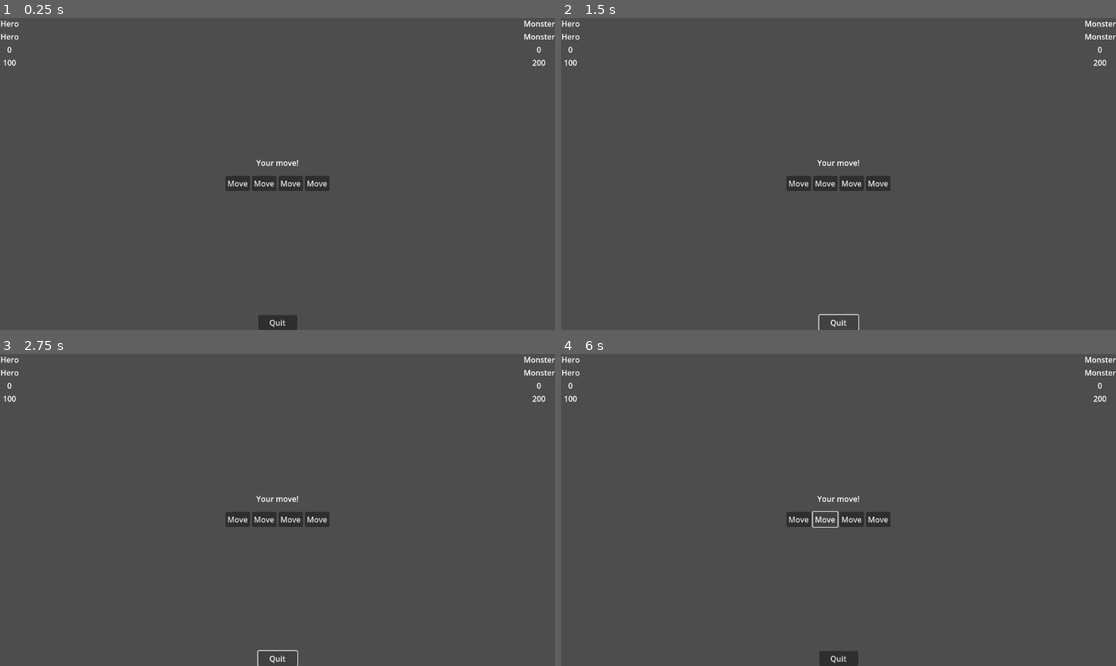
Above: before the commit, frames 1-4 (two rows, left to right).
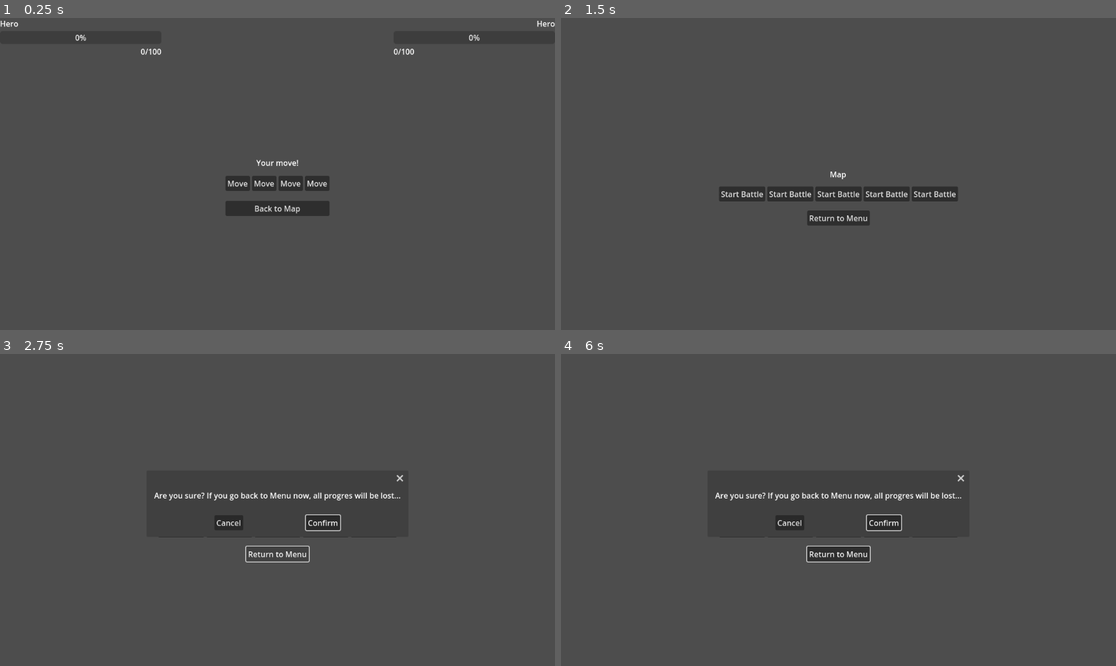
Above: after the commit, the same moments.

Repository: krickovix/turn-based-rpg
Game: Godot game, scene res://battle/battle.tscn
Same seed, same stepped clock (60 frames per second), same inputs: the game is played once before the commit and once after it. This scene is started directly instead of the project's main scene.
Inputs (mouse positions are in pixels of both pictures, inside the frame that each line leads up to):
- Up to frame 1 (0.25 s): no input
- Up to frame 2 (1.5 s): click "Move" at 0.5 s; click "Quit" (after the commit: "Back to Map") at 1.25 s
- Up to frame 3 (2.75 s): click "Quit" (after the commit: "Return to Menu") at 2 s
- Up to frame 4 (6 s): click (744, 528) at 2.75 s, where only the run after the commit has a clickable "Start Battle"; click (744, 528) at 3.5 s, where only the run after the commit has a clickable "Start Battle"; click (788, 528) at 4.25 s, where only the run after the commit has a clickable "Start Battle"; click (788, 528) at 5 s, where only the run after the commit has a clickable "Start Battle"; click "Move" (after the commit: "Start Battle") at 5.75 s

The runs differ from the first frame. In frame 1, 1.6% of the frame differs, in the area x 0-100%, y 0-100%; in frame 2, 3.1%; in frame 3, 1.6%; in frame 4, 2.2%.
Error before the commit: Parse Error: Identifier "GameState" not declared in the current scope. (res://battle/battle.gd:33)
Error after the commit: Out of bounds get index '0' (on base: 'Array[Fighter]') (res://battle/battle.gd:29)

Commit message:
Refactor Battle

Diff:
--- a/client/nordeus-turn-rpg/battle/battle.gd
+++ b/client/nordeus-turn-rpg/battle/battle.gd
@@ -7,12 +7,7 @@
 const END_STR = ["You won!", "You died."]
 const MONSTER_THINKING_STR = "Monster is thinking..."
 
-@onready var hero_name_label = $HeroStats/NameLabel
-@onready var hero_hp_label = $HeroStats/HPLabel
-@onready var hero_max_hp_label = $HeroStats/MaxHPLabel
-@onready var monster_name_label = $MonsterStats/NameLabel
-@onready var monster_hp_label = $MonsterStats/HPLabel
-@onready var monster_max_hp_label = $MonsterStats/MaxHPLabel
+@onready var back_button: Button = $BackButton
 
 @onready var move_label: Label = $MoveUI/MoveLabel
 @onready var move_buttons_container: HBoxContainer = $MoveUI/MoveButtons
@@ -30,29 +25,29 @@
 var monster: Fighter
 
 func _ready() -> void:
-	hero = Fighter.from_hero(GameState.run_config["hero"])
-	monster = Fighter.from_monster(GameState.current_encounter)
+	hero = RunState.hero
+	monster = RunState.monsters[RunState.current_encounter_index]
 	turn = 1
 	current_player = Player.HERO
 	battle_over = false
 	set_up_ui()
 
 
-func _on_move_button_pressed(move_id: String) -> void:
+func _on_move_button_pressed(move_id: int) -> void:
 	if battle_over or current_player != Player.HERO:
 		return
-	handle_hero_move(move_id)
+	handle_hero_move(RunState.moves[move_id])
 
 
-func handle_hero_move(move_id: String) -> void:
-	resolve_move(hero, monster, move_id)
+func handle_hero_move(move: Move) -> void:
+	resolve_move(hero, monster, move)
 	if not battle_over:
 		request_monster_move()
 		refresh_ui()
 
 
-func handle_monster_move(move_id: String) -> void:
-	resolve_move(monster, hero, move_id)
+func handle_monster_move(move: Move) -> void:
+	resolve_move(monster, hero, move)
 	turn += 1
 	if not battle_over: refresh_ui()
 
@@ -60,40 +55,28 @@
 func request_monster_move() -> void:
 	move_label.text = MONSTER_THINKING_STR
 
-	var params = {
-		"encounter_index": int(GameState.current_encounter["index"]),
-		"monster_id": GameState.current_encounter["monster_id"],
-		"monster_hp": monster.hp,
-		"monster_max_hp": monster.max_hp,
-		"hero_hp": hero.hp,
-		"hero_max_hp": hero.max_hp,
-		"turn_number": turn,
-		"hero_effects": hero.effects.map(encode_effect),
-		"monster_effects": monster.effects.map(encode_effect),
-	}
-
-	var response = await APIClient.get_monster_move(params)
-	if response == null:
+	var move = await APIClient.get_monster_move(monster.str_id, monster.hp, monster.max_hp, hero.hp, hero.max_hp, turn)
+	if move == null:
 		current_player = Player.HERO
 		refresh_ui()
 		return
 
-	handle_monster_move(response["move_id"])
+	handle_monster_move(move)
 
 
-func encode_effect(effect: Dictionary) -> String:
-	return "%s:%d:%d" % [effect["stat"], effect["modifier"], effect["turns_remaining"]]
+func resolve_move(caster: Fighter, target: Fighter, move: Move):
+	print("\n--- Turn %d: %s uses %s ---" % [turn, Player.keys()[current_player], move.name])
 
+	match move.effect:
+		Move.EFFECT.DAMAGE:
+			if move.type == Move.TYPE.MAGIC:
+				target.take_magic_damage(move.base_value + caster.magic)
+			else:
+				target.take_damage(move.base_value + caster.attack)
+		Move.EFFECT.HEAL:
+			caster.heal(move)
 
-func resolve_move(attacker: Fighter, target: Fighter, move_id: String):
-	var move = GameState.run_config["moves"][move_id]
-	print("\n--- Turn %d: %s uses %s ---" % [turn, Player.keys()[current_player], move["name"]])
-
-	var damage = Combat.compute_damage(move, attacker, target)
-	target.take_damage(damage)
-	print("%s HP: %d -> %d / %d" % [Player.keys()[1 - current_player], target.hp + damage, target.hp, target.max_hp])
-
-	current_player = (current_player+1)%2
+	current_player = (current_player+1)%2 as Player
 
 	if target.is_dead():
 		end_battle()
@@ -102,28 +85,28 @@
 	battle_over = true
 	refresh_ui()
 	move_label.text = END_STR[(current_player+1)%2]
+	if current_player == Player.MONSTER and RunState.current_encounter_index == RunState.max_encounter_index:
+		RunState.max_encounter_index += 1
 
 
 func set_up_ui() -> void:
-	hero_name_label.text = hero.name
-	hero_max_hp_label.text = str(hero.max_hp)
-	monster_name_label.text = monster.name
-	monster_max_hp_label.text = str(monster.max_hp)
+	$StatsContainer/HeroUI.bind(hero)
+	$StatsContainer/MonsterUI.bind(monster)
 
-	var moves = GameState.run_config["moves"]
-	for i in range(hero.moves.size()):
-		var move_id = hero.moves[i]
-		move_buttons[i].text = moves[move_id]["name"]
+	back_button.visible = false
+
+	for i in range(hero.move_ids.size()):
+		var move_id = hero.move_ids[i]
+		move_buttons[i].text = RunState.moves[move_id].name
 		move_buttons[i].pressed.connect(_on_move_button_pressed.bind(move_id))
+		move_buttons[i].tooltip_text = RunState.moves[move_id].description
 
 	refresh_ui()
 
 
 func refresh_ui() -> void:
-	hero_hp_label.text = str(hero.hp)
-	monster_hp_label.text = str(monster.hp)
-
 	if battle_over:
+		back_button.visible = true
 		move_buttons_container.visible = false
 		return
 
--- a/client/nordeus-turn-rpg/battle/battle.tscn
+++ b/client/nordeus-turn-rpg/battle/battle.tscn
@@ -1,6 +1,7 @@
-[gd_scene load_steps=2 format=3 uid="uid://bpshd7iv7lyu"]
+[gd_scene load_steps=3 format=3 uid="uid://bpshd7iv7lyu"]
 
 [ext_resource type="Script" uid="uid://j5w8sanx8y6t" path="res://battle/battle.gd" id="1_mqutd"]
+[ext_resource type="PackedScene" uid="uid://cgmsrsyyxne85" path="res://fighter/fighter_ui.tscn" id="2_tiqy5"]
 
 [node name="Battle" type="Control"]
 layout_mode = 3
@@ -11,82 +12,21 @@
 grow_vertical = 2
 script = ExtResource("1_mqutd")
 
-[node name="BackButton" type="Button" parent="."]
+[node name="StatsContainer" type="HBoxContainer" parent="."]
 layout_mode = 1
-anchors_preset = 7
-anchor_left = 0.5
-anchor_top = 1.0
-anchor_right = 0.5
-anchor_bottom = 1.0
-offset_left = -40.5
-offset_top = -31.0
-offset_right = 40.5
+anchors_preset = 10
+anchor_right = 1.0
 grow_horizontal = 2
-grow_vertical = 0
-text = "Quit"
 
-[node name="HeroStats" type="VBoxContainer" parent="."]
-layout_mode = 1
-offset_right = 40.0
-offset_bottom = 40.0
+[node name="HeroUI" parent="StatsContainer" instance=ExtResource("2_tiqy5")]
+layout_mode = 2
+size_flags_horizontal = 3
 
-[node name="HeroLabel" type="Label" parent="HeroStats"]
+[node name="MonsterUI" parent="StatsContainer" instance=ExtResource("2_tiqy5")]
+layout_direction = 3
 layout_mode = 2
-text = "Hero"
-horizontal_alignment = 1
-vertical_alignment = 1
-
-[node name="NameLabel" type="Label" parent="HeroStats"]
-layout_mode = 2
-text = "Hero"
-horizontal_alignment = 1
-vertical_alignment = 1
-
-[node name="HPLabel" type="Label" parent="HeroStats"]
-layout_mode = 2
-text = "0"
-horizontal_alignment = 1
-vertical_alignment = 1
-
-[node name="MaxHPLabel" type="Label" parent="HeroStats"]
-layout_mode = 2
-text = "100"
-horizontal_alignment = 1
-vertical_alignment = 1
-
-[node name="MonsterStats" type="VBoxContainer" parent="."]
-layout_mode = 1
-anchors_preset = 1
-anchor_left = 1.0
-anchor_right = 1.0
-offset_left = -65.0
-offset_bottom = 103.0
-grow_horizontal = 0
-
-[node name="MonsterLabel" type="Label" parent="MonsterStats"]
-layout_mode = 2
-text = "Monster"
-horizontal_alignment = 1
-vertical_alignment = 1
-
-[node name="NameLabel" type="Label" parent="MonsterStats"]
-layout_mode = 2
-text = "Monster"
-horizontal_alignment = 1
-vertical_alignment = 1
-
-[node name="HPLabel" type="Label" parent="MonsterStats"]
-layout_mode = 2
-text = "0"
-horizontal_alignment = 1
-vertical_alignment = 1
-
-[node name="MaxHPLabel" type="Label" parent="MonsterStats"]
-layout_mode = 2
-text = "200
-"
-horizontal_alignment = 1
-vertical_alignment = 1
+size_flags_horizontal = 3
+size_flags_stretch_ratio = 2.0
 
 [node name="MoveUI" type="VBoxContainer" parent="."]
 layout_mode = 1
@@ -96,9 +36,9 @@
 anchor_right = 0.5
 anchor_bottom = 0.5
 offset_left = -108.0
-offset_top = -29.0
+offset_top = -35.0
 offset_right = 108.0
-offset_bottom = 29.0
+offset_bottom = 35.0
 grow_horizontal = 2
 grow_vertical = 2
 theme_override_constants/separation = 16
@@ -128,6 +68,19 @@
 layout_mode = 2
 text = "Move"
 
-[node name="HTTPRequest" type="HTTPRequest" parent="."]
+[node name="BackButton" type="Button" parent="."]
+layout_mode = 1
+anchors_preset = 8
+anchor_left = 0.5
+anchor_top = 0.5
+anchor_right = 0.5
+anchor_bottom = 0.5
+offset_left = -108.0
+offset_top = 56.0
+offset_right = 108.0
+offset_bottom = 87.0
+grow_horizontal = 2
+grow_vertical = 2
+text = "Back to Map"
 
 [connection signal="pressed" from="BackButton" to="." method="_on_back_button_pressed"]
